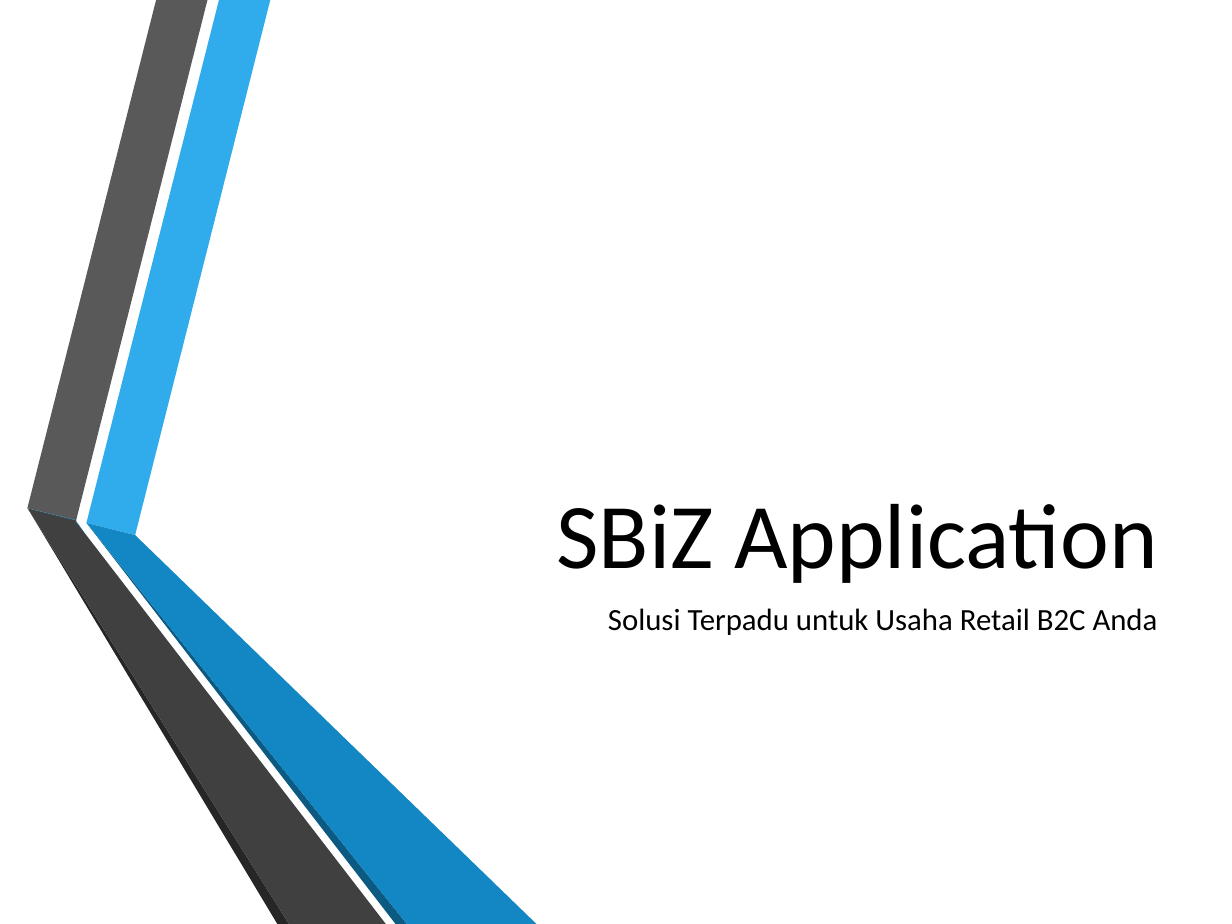
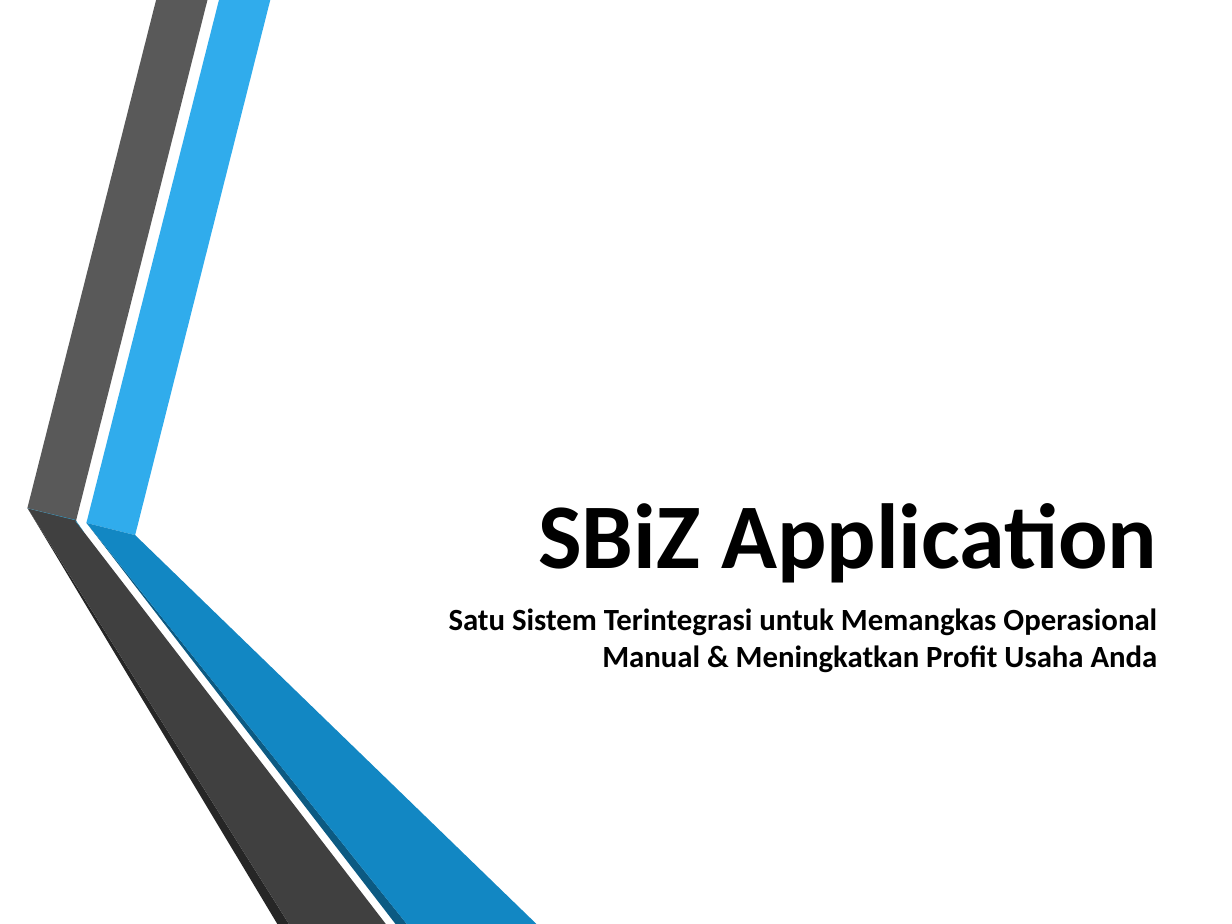
Before and after one commit to dendie851/sbiz-php, a slide deck: slide 1 of presentation/slide-presentation.pptx. Drawn at 1232x924 pixels with LibreOffice and Linux fonts; fonts in the diff are those of the drawing; background and template pictures are left out. Boxes give left, top, right and bottom in pixels: in the first picture for what was removed or moved away, otherwise in the second. Text is boxed around its words. In the diff, an @@ line names an element or a change of style, - is before the commit and + after.

```diff
--- a/presentation/slide-presentation.pptx
+++ b/presentation/slide-presentation.pptx
@@ title "SBiZ Application" at [538, 503, 1157, 583]: bold on @@
@@ subtitle at [449, 608, 1158, 673]: text changed; bold on @@
-Solusi Terpadu untuk Usaha Retail B2C Anda
+Satu Sistem Terintegrasi untuk Memangkas Operasional Manual & Meningkatkan Profit Usaha Anda
```
Also in this commit, not shown: 8 other slides changed, 4 slides added, 4 slides removed, 3 other files.
